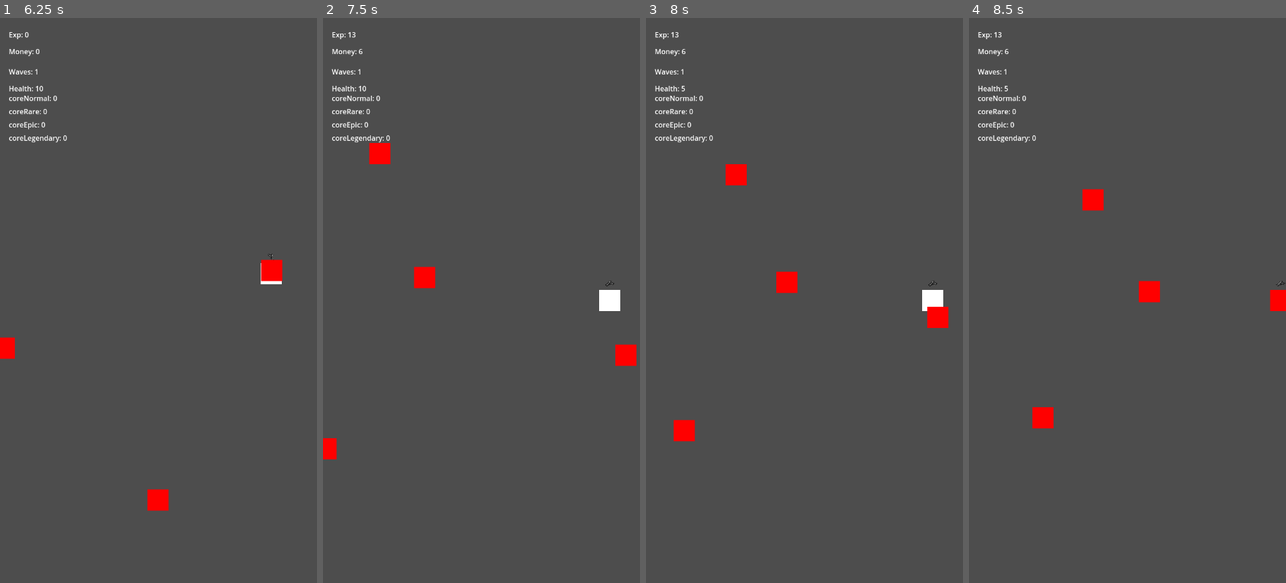
Above: before the commit, frames 1-4 (left to right).
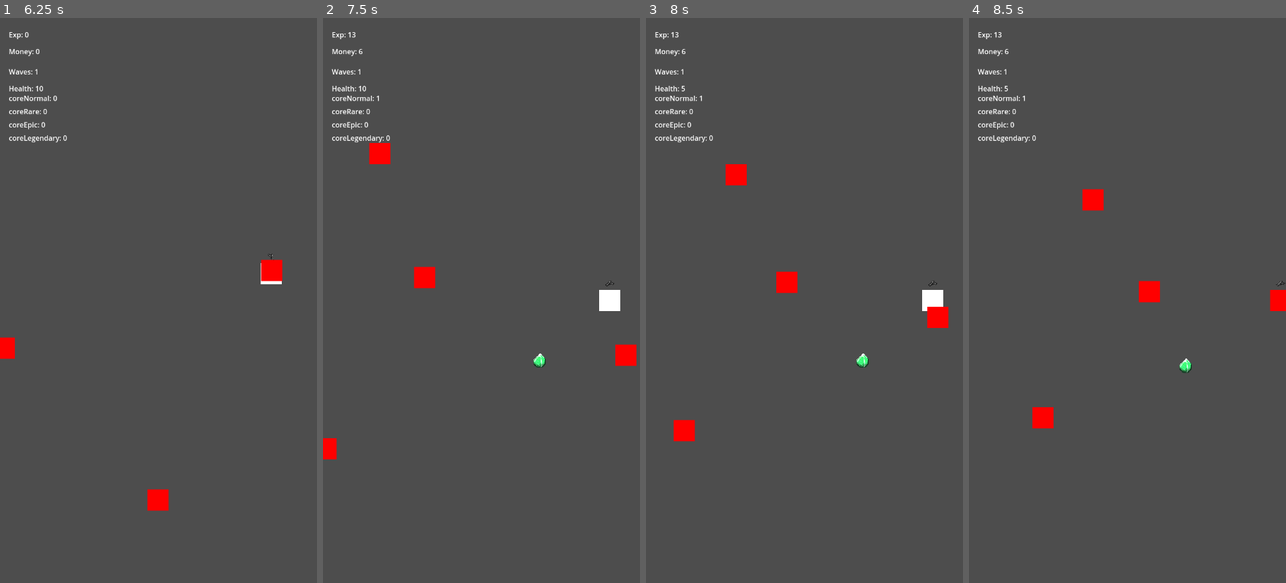
Above: after the commit, the same moments.

Repository: Davideee03/MobileComputing
Game: Godot game, scene res://Scenes/Towns/Town.tscn
The game is run twice, just before and just after one commit, with the same random seed, the same clock (stepped at 60 frames per second) and the same inputs.
Inputs (mouse positions are in pixels of both pictures, inside the frame that each line leads up to):
- Up to frame 1 (6.25 s): click "Start Wave" at 0.5 s; tap Enter at 1.25, 2.75 s; move the mouse to (228, 272) at 1.27 s; tap A (a) every 1.5 s from 1.35 to 5.85 s; click (228, 272) at 1.42 s; tap Space at 2, 3.5 s; drag from (95, 328) to (158, 300) at 2.02 s; move the mouse to (190, 176) at 2.77 s; click (190, 176) at 2.92 s; drag from (142, 413) to (164, 300) at 3.52 s; move the mouse to (253, 385) at 4.27 s; click (253, 385) at 4.42 s; drag from (63, 215) to (307, 181) at 5.02 s; move the mouse to (174, 300) at 5.77 s; click (174, 300) at 5.92 s
- Up to frame 2 (7.5 s): drag from (433, 159) to (491, 481) at 6.52 s; move the mouse to (551, 272) at 7.27 s; tap A (a) at 7.35 s; click (551, 272) at 7.42 s
- Up to frame 3 (8 s): no input
- Up to frame 4 (8.5 s): drag from (1064, 328) to (1260, 317) at 8.02 s

Frame 1 is identical in both runs. In frame 2, less than 0.1% of the frame differs, in the area x 16-71%, y 13-62%; in frame 3, less than 0.1%; in frame 4, less than 0.1%, in the area x 16-71%, y 13-63%.

Commit message:
Adding Cores drop with 100% rate success

Diff:
--- /dev/null
+++ b/Scenes/ItemDrops/ItemDrop.tscn
@@ -0,0 +1,3 @@
+[gd_scene format=3 uid="uid://by8ri5668rv4t"]
+
+[node name="ItemDrop" type="Node"]
--- /dev/null
+++ b/Scenes/ItemDrops/item.tscn
@@ -0,0 +1,21 @@
+[gd_scene load_steps=4 format=3 uid="uid://j3xx2bhui57g"]
+
+[ext_resource type="Texture2D" uid="uid://cpdag45ml8dok" path="res://Sprites/Items/GEM 2 - BLUE - 0008.png" id="1_dm704"]
+[ext_resource type="Script" path="res://Scripts/ItemDrops/item.gd" id="1_isva0"]
+
+[sub_resource type="CircleShape2D" id="CircleShape2D_nhu28"]
+radius = 11.0454
+
+[node name="Item" type="Area2D"]
+collision_layer = 64
+collision_mask = 2
+script = ExtResource("1_isva0")
+
+[node name="Sprite2D" type="Sprite2D" parent="."]
+texture = ExtResource("1_dm704")
+
+[node name="CollisionShape2D" type="CollisionShape2D" parent="."]
+position = Vector2(0, 2)
+shape = SubResource("CircleShape2D_nhu28")
+
+[connection signal="area_entered" from="." to="." method="_on_area_entered"]
--- a/Scripts/Enemies/Enemy.gd
+++ b/Scripts/Enemies/Enemy.gd
@@ -1,5 +1,8 @@
 class_name Enemy
 extends Node2D
+
+@onready var main = get_node("/root/Global")
+var item_scene := preload("res://Scenes/ItemDrops/item.tscn")
 
 @export var value : int = 1
 @export var damage : int = 5
@@ -26,8 +29,10 @@
 func die():
 	#Once dead reduce the number of current enemies on the field
 	get_parent().update_wave(-value)
+
+	#dropping the core item of the enemy
+	drop_item()
 	#Add money and exp to the playwer
-
 	if !reset:
 		Stats.add_money(choose_random_money_drop())
 		Stats.add_exp(choose_random_exp_drop())
@@ -44,3 +49,16 @@
 
 func choose_random_exp_drop():
 	return randi_range(min_exp_drop, max_exp_drop)
+
+# Enemy drops something
+func drop_item():
+	# instantiating a drop whenever we call the function
+	var item = item_scene.instantiate()
+	item.position = position
+
+
+	# using maxt algorithm implemented ahead
+	# changing the function to make it weighted
+	item.item_type = randi_range(0,3)
+	main.call_deferred("add_child", item)
+	item.add_to_group("items")
--- a/Scripts/Global/Stats.gd
+++ b/Scripts/Global/Stats.gd
@@ -65,7 +65,7 @@
 	current_money+=value
 	emit_stats()
 
-#Add more money
+#Add more exp
 #Called when an enemy is defeated
 func add_exp(value : int):
 	current_exp+=value
--- /dev/null
+++ b/Scripts/ItemDrops/item.gd
@@ -0,0 +1,29 @@
+extends Area2D
+var item_type : int
+
+var coreNormal = preload("res://Sprites/Items/GEM 2 - BLUE - 0008.png")
+var coreRare = preload("res://Sprites/Items/GEM 2 - LIGHT GREEN - 0008.png")
+var coreEpic = preload("res://Sprites/Items/GEM 2 - PURPLE - 0008.png")
+var coreLegendary = preload("res://Sprites/Items/GEM 2 - GOLD - 0008.png")
+
+var texturesArray = [coreNormal, coreRare, coreEpic, coreLegendary]
+# Called when the node enters the scene tree for the first time.
+func _ready() -> void:
+	$Sprite2D.texture = texturesArray[item_type]
+
+
+# whenever the player enter the drop item area, it adds to the stats and to other things
+func _on_area_entered(area: Area2D) -> void:
+	if item_type == 0:
+		Stats.current_coreNormal += 1
+		Stats.emit_stats()
+	elif item_type == 1:
+		Stats.current_coreRare += 1
+		Stats.emit_stats()
+	elif item_type == 2:
+		Stats.current_coreEpic += 1
+		Stats.emit_stats()
+	else:
+		Stats.current_coreLegendary += 1
+		Stats.emit_stats()
+	queue_free()
--- a/Scripts/UI/UI.gd
+++ b/Scripts/UI/UI.gd
@@ -57,6 +57,7 @@
 	Stats.emit_stats()
 
 
+# Adding almost infinite resources for the player
 func _on_cheats_button_down() -> void:
 	Stats.current_money = 10000000000
 	Stats.current_coreNormal = 1000000
Binary file added: Sprites/Items/GEM 2 - BLUE - 0008.png
Not shown, added: Sprites/Items/GEM 2 - BLUE - 0008.png.import
Binary file added: Sprites/Items/GEM 2 - GOLD - 0008.png
Not shown, added: Sprites/Items/GEM 2 - GOLD - 0008.png.import
Binary file added: Sprites/Items/GEM 2 - LIGHT GREEN - 0008.png
Not shown, added: Sprites/Items/GEM 2 - LIGHT GREEN - 0008.png.import
Binary file added: Sprites/Items/GEM 2 - PURPLE - 0008.png
Not shown, added: Sprites/Items/GEM 2 - PURPLE - 0008.png.import
